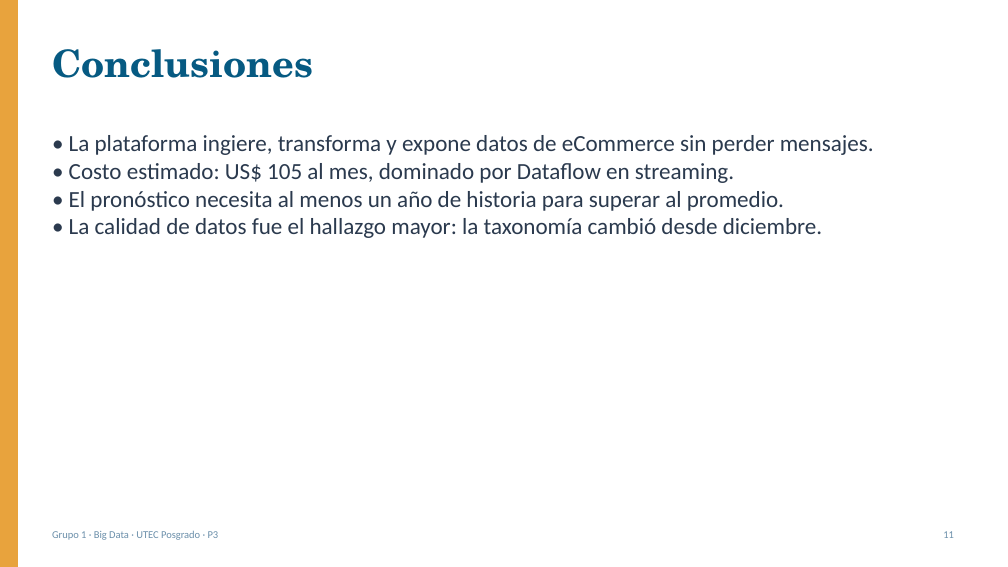
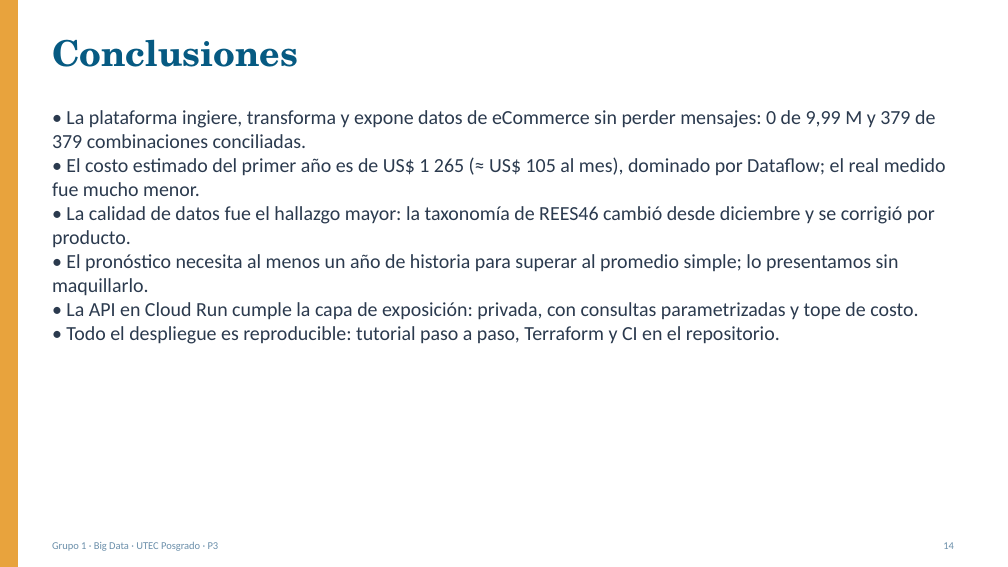
Before and after one commit to RVargasC22/bigdata-g1-ecommerce-gcp, a slide deck: slide 14 of docs/p3/Sustentacion_P3.pptx (slide 11 before the commit). Drawn at 1008x567 pixels with LibreOffice and Linux fonts; fonts in the diff are those of the drawing. Boxes give left, top, right and bottom in pixels: in the first picture for what was removed or moved away, otherwise in the second. Text is boxed around its words. In the diff, an @@ line names an element or a change of style, - is before the commit and + after.

Commit message:
docs(p3): diapositivas más densas con tablas, capturas y resultados medidos

```diff
--- a/docs/p3/Sustentacion_P3.pptx
+++ b/docs/p3/Sustentacion_P3.pptx
@@ text "Conclusiones" at <box>52,39,298,67</box>: size 36 to 34 pt @@
@@ text at <box>52,110,946,344</box>: text changed; size 22 to 19 pt @@
-• La plataforma ingiere, transforma y expone datos de eCommerce sin perder mensajes.
-• Costo estimado: US$ 105 al mes, dominado por Dataflow en streaming.
-• El pronóstico necesita al menos un año de historia para superar al promedio.
-• La calidad de datos fue el hallazgo mayor: la taxonomía cambió desde diciembre.
+• La plataforma ingiere, transforma y expone datos de eCommerce sin perder mensajes: 0 de 9,99 M y 379 de 379 combinaciones conciliadas.
+• El costo estimado del primer año es de US$ 1 265 (≈ US$ 105 al mes), dominado por Dataflow; el real medido fue mucho menor.
+• La calidad de datos fue el hallazgo mayor: la taxonomía de REES46 cambió desde diciembre y se corrigió por producto.
+• El pronóstico necesita al menos un año de historia para superar al promedio simple; lo presentamos sin maquillarlo.
+• La API en Cloud Run cumple la capa de exposición: privada, con consultas parametrizadas y tope de costo.
+• Todo el despliegue es reproducible: tutorial paso a paso, Terraform y CI en el repositorio.
@@ text "Grupo 1 · Big Data ...": place and size @@
-text "Grupo 1 · Big Data ..." at <box>52,531,219,540</box>
+text "Grupo 1 · Big Data ..." at <box>52,542,219,551</box>
@@ text removed at <box>943,531,954,538</box> @@
-11
@@ text added at <box>943,542,954,549</box>, 10 pt, text #6B8FAA @@
+14
```
Also in this commit, not shown: 7 other slides changed, 6 slides added, 3 slides removed, 1 other file.
